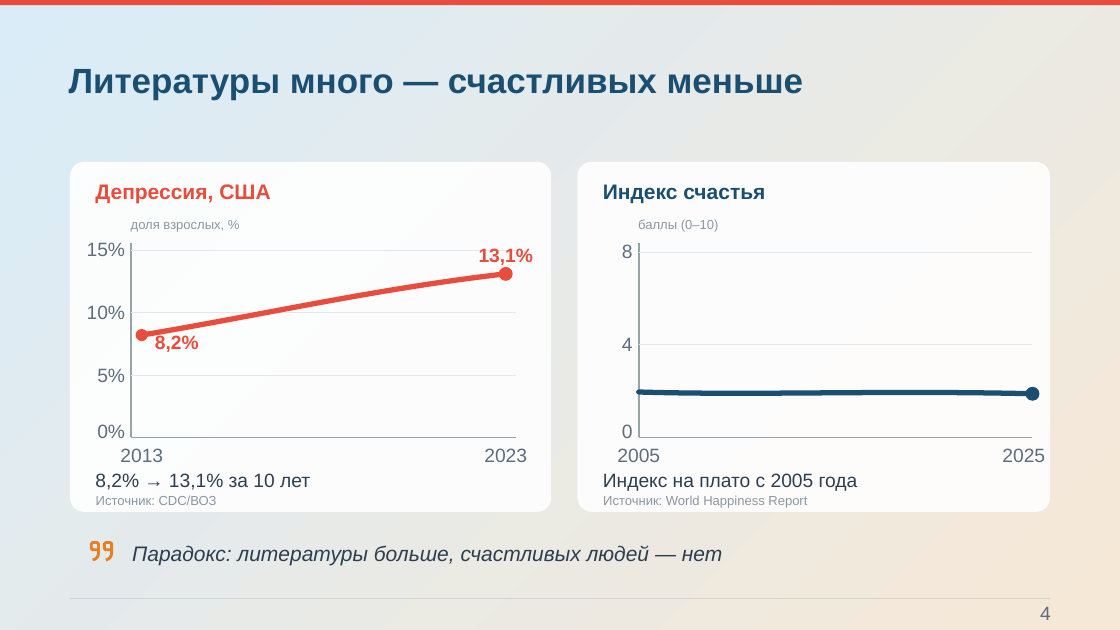
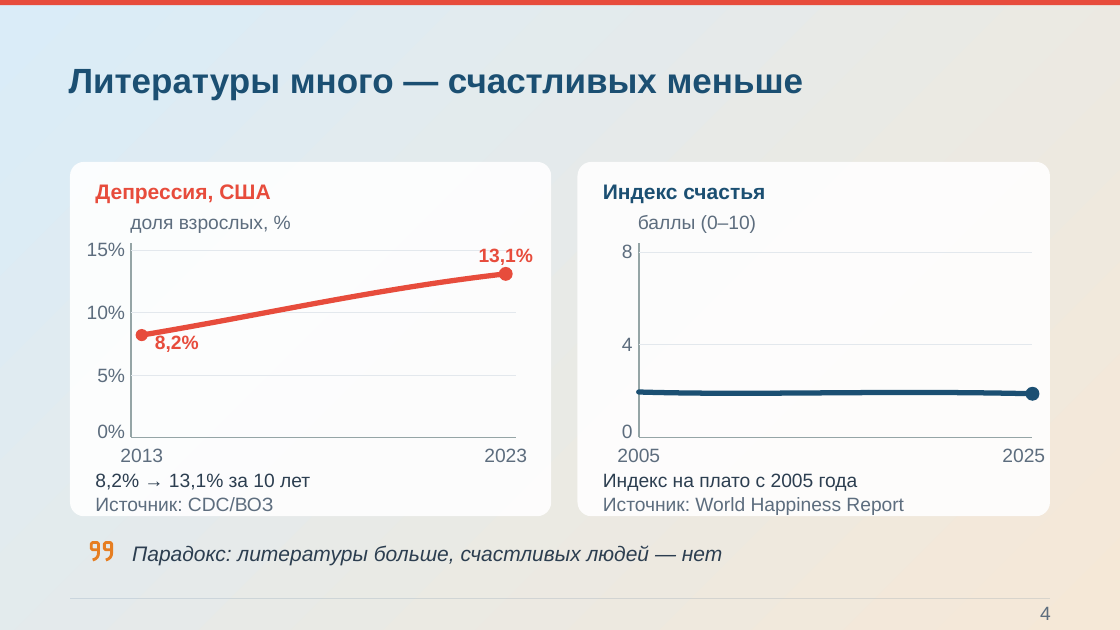
Before and after one commit to Pavel1778/Presentation-happy, a slide deck: slide 4 of Konceptsiya_schastya.pptx. Drawn at 1120x630 pixels with LibreOffice and Linux fonts; fonts in the diff are those of the drawing; background and template pictures are left out. Boxes give left, top, right and bottom in pixels: in the first picture for what was removed or moved away, otherwise in the second. Text is boxed around its words. In the diff, an @@ line names an element or a change of style, - is before the commit and + after.

```diff
--- a/Konceptsiya_schastya.pptx
+++ b/Konceptsiya_schastya.pptx
@@ rounded rectangle: place and size @@
-rounded rectangle at (70,162,551,513)
+rounded rectangle at (70,162,551,517)
@@ rounded rectangle: place and size @@
-rounded rectangle at (578,162,1050,513)
+rounded rectangle at (578,162,1050,517)
@@ size 11.2 to 16.5 pt, text colour #8A97A3 to #5D6D7E in 4 elements at (638,215,756,233), (130,218,269,233), (95,497,274,511), (603,497,904,515) @@
```
Also in this commit, not shown: 3 other slides changed, 17 other files.
